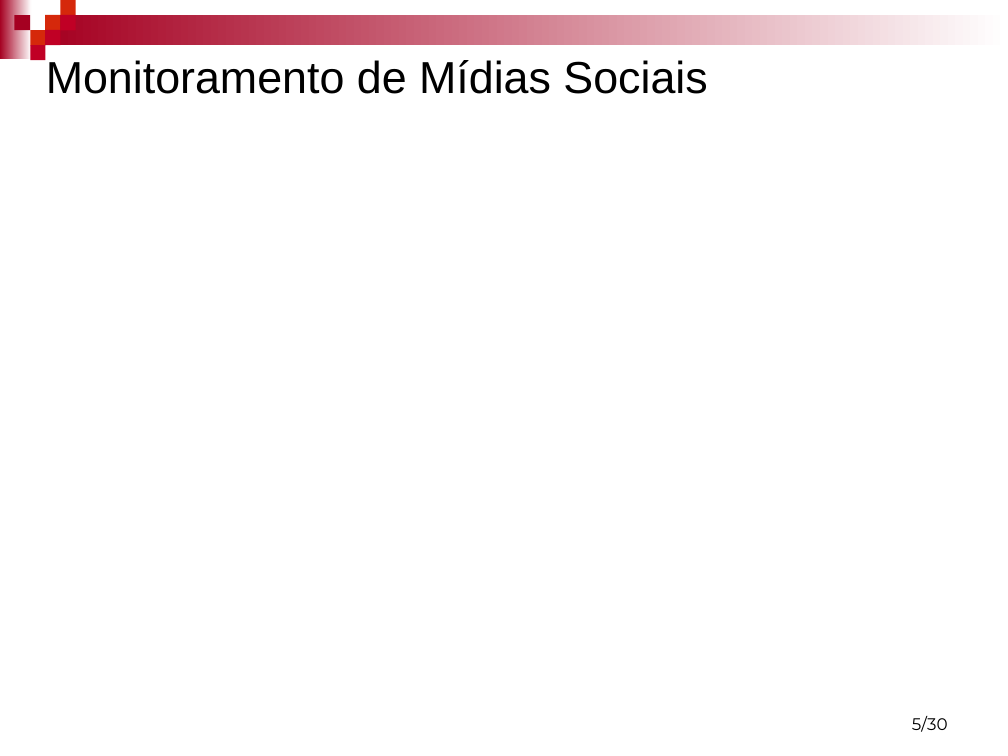
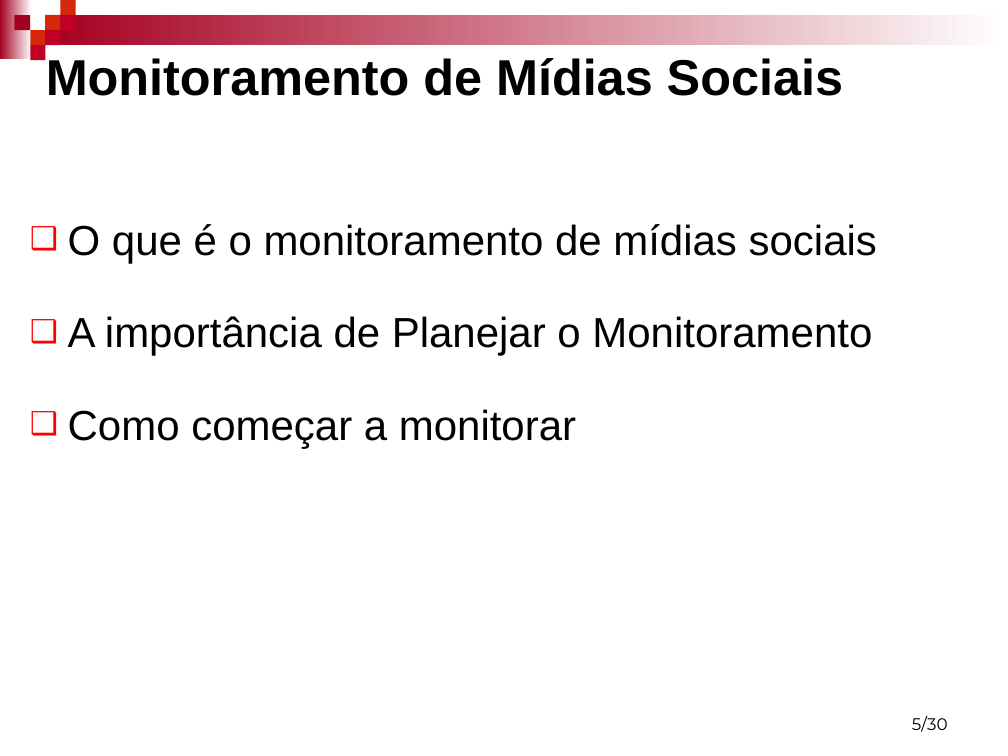
Before and after one commit to mfernado/my-project-socialmonitor, a slide deck: slide 5 of Artigo/Monitoramento de mídias Sociais - Marcos e Robson.ppt. Drawn at 1008x756 pixels with LibreOffice and Linux fonts; fonts in the diff are those of the drawing; background and template pictures are left out. Boxes give left, top, right and bottom in pixels: in the first picture for what was removed or moved away, otherwise in the second. Text is boxed around its words. In the diff, an @@ line names an element or a change of style, - is before the commit and + after.

```diff
--- a/Artigo/Monitoramento de mídias Sociais - Marcos e Robson.ppt
+++ b/Artigo/Monitoramento de mídias Sociais - Marcos e Robson.ppt
@@ title "Monitoramento de Mídias Sociais" at (46, 58, 843, 96): size 32 to 36 pt, bold on @@
@@ text added at (68, 224, 877, 448), 30 pt, text #000000 @@
+❑ O que é o monitoramento de mídias sociais
+❑ A importância de Planejar o Monitoramento
+❑ Como começar a monitorar
```
Also in this commit, not shown: 4 other slides changed, 12 slides added, 1 slide removed, 30 other files.
